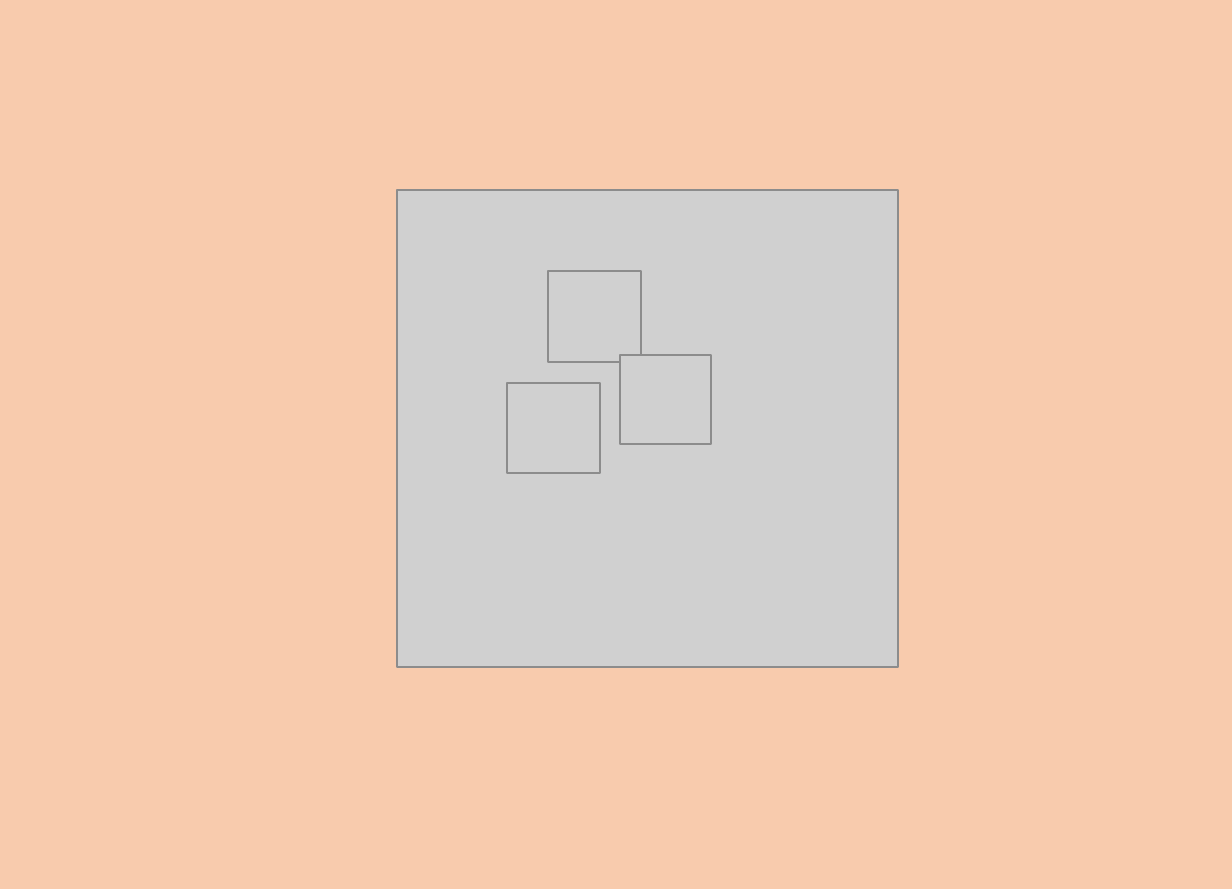
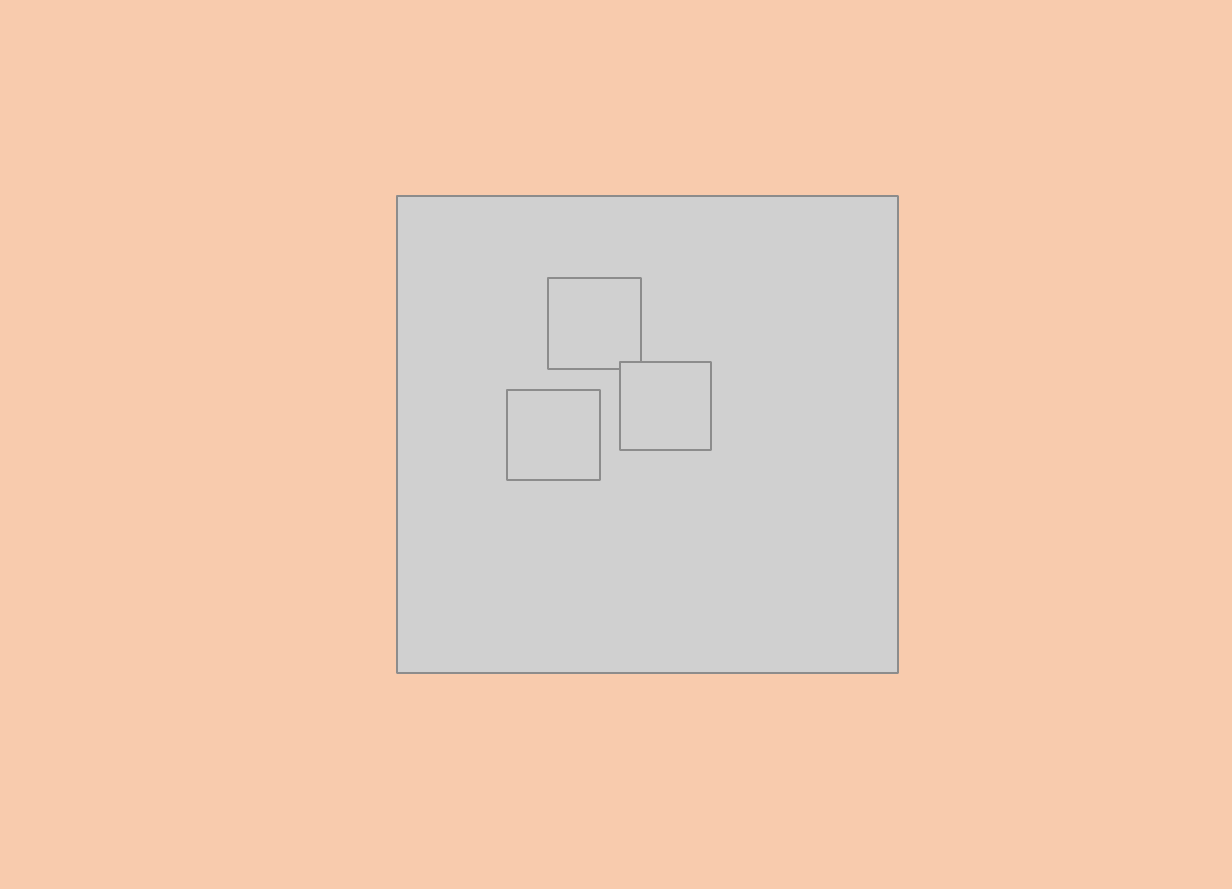
Before and after one commit to GloGuldager/gloguldager.github.io, a slide deck: slide 1 of img/portfolio/portfolioimages.pptx. Drawn at 1232x889 pixels with LibreOffice and Linux fonts; fonts in the diff are those of the drawing; grey boxes stand for pictures. Boxes give left, top, right and bottom in pixels: in the first picture for what was removed or moved away, otherwise in the second. Text is boxed around its words. In the diff, an @@ line names an element or a change of style, - is before the commit and + after.

```diff
--- a/img/portfolio/portfolioimages.pptx
+++ b/img/portfolio/portfolioimages.pptx
@@ picture moved from (x1=547, y1=270, x2=640, y2=361) to (x1=547, y1=278, x2=640, y2=369) @@
@@ 3 pictures moved together from (x1=397, y1=190, x2=898, y2=665) to (x1=397, y1=195, x2=898, y2=671) @@
```
Also in this commit, not shown: 1 slide added, 3 other files.
